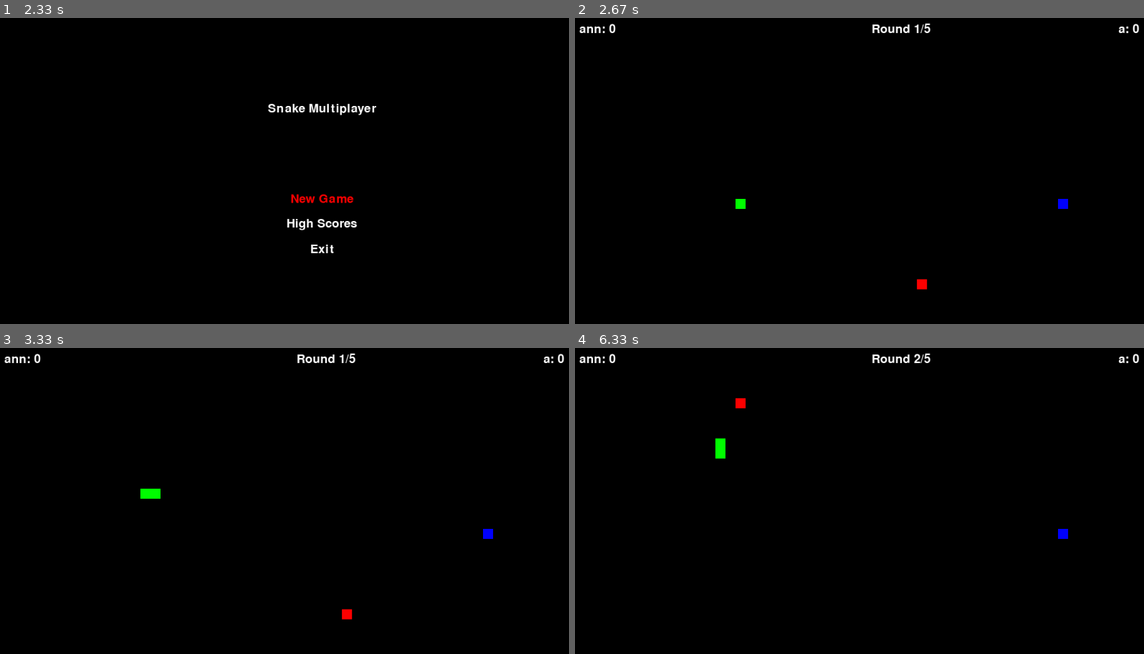
Above: before the commit, frames 1-4 (two rows, left to right).
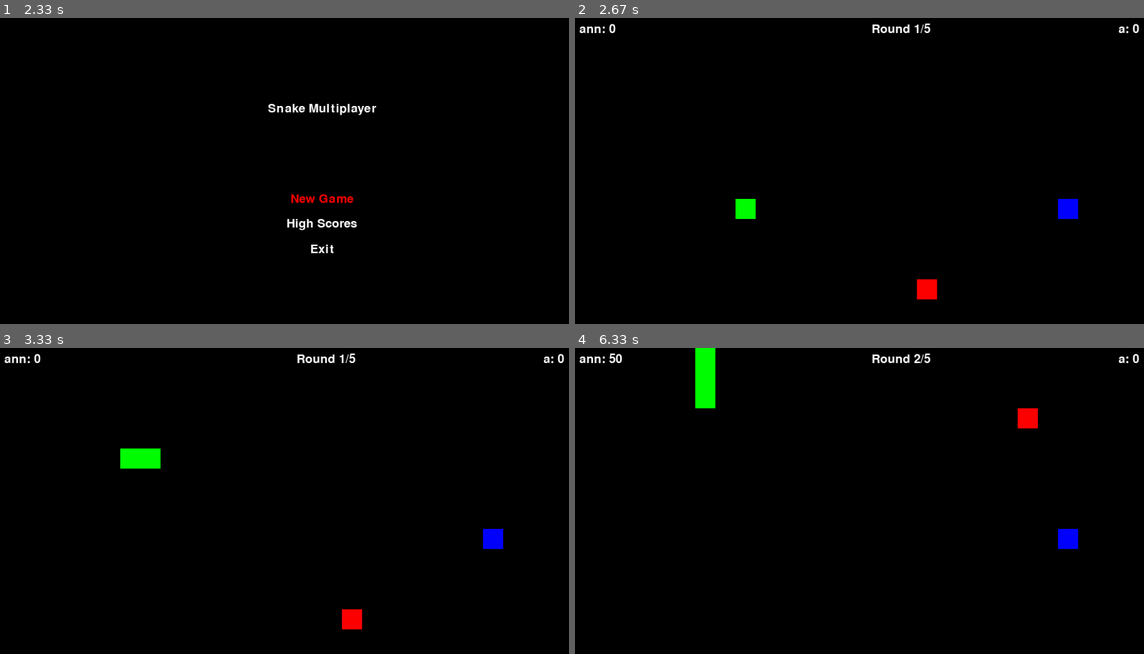
Above: after the commit, the same moments.

Repository: Rainbowmindd/PyGame-Snake
Game: pygame game, started from main.py
Two runs of this game, one before a commit and one after it. Both use one fixed random seed, a clock stepped at 60 frames per second and the inputs below.
Inputs:
- Up to frame 1 (2.33 s): type "an" at 0.33 s; type "n" at 0.73 s; tap Enter at 0.97, 1.53 s; type "a" at 1.23 s
- Up to frame 2 (2.67 s): tap Enter at 2.37 s
- Up to frame 3 (3.33 s): tap Up at 2.77 s; tap Left at 3.17 s
- Up to frame 4 (6.33 s): tap Up at 3.63, 5.27, 5.57, 5.83, 6.17 s; tap Left at 5.92 s

Frame 1 is identical in both runs. In frame 2, 0.6% of the frame differs, in the area x 28-89%, y 59-93%; in frame 3, 1.0%; in frame 4, 1.4%, in the area x 5-89%, y 0-66%.

Commit message:
minor size changes

Diff:
--- a/game.py
+++ b/game.py
@@ -44,6 +44,8 @@
         self.selected_option = 0
         self.current_round = 1
         self.running = True
+
+        self.apple_resets = 0
 
 
     def initialize_snake(self):
--- a/settings.py
+++ b/settings.py
@@ -1,7 +1,7 @@
 import pygame
 
 WIDTH,HEIGHT=800,600
-GRID_SIZE = 20
+GRID_SIZE = 40
 
 # -- colors---
 WHITE = (255, 255, 255)
